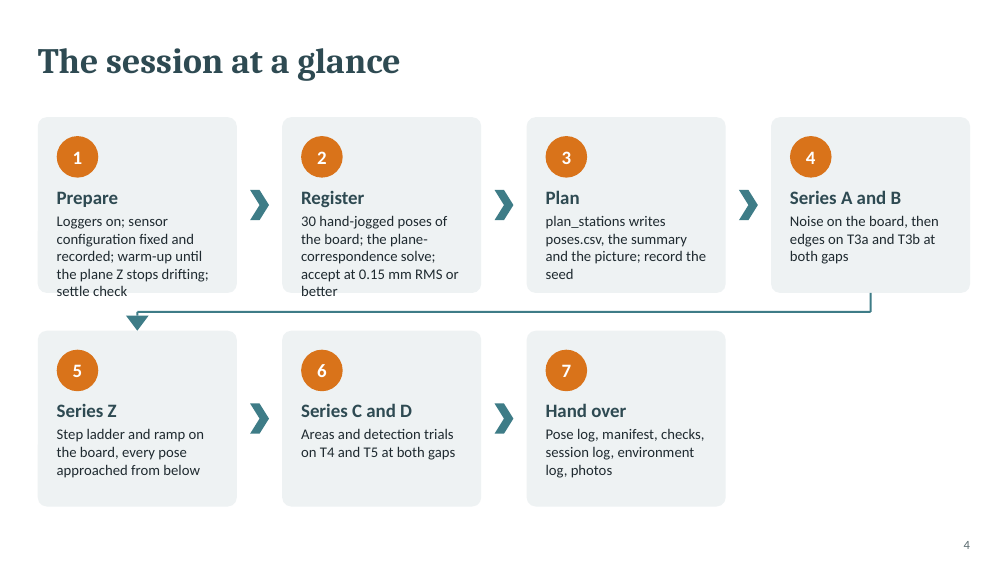
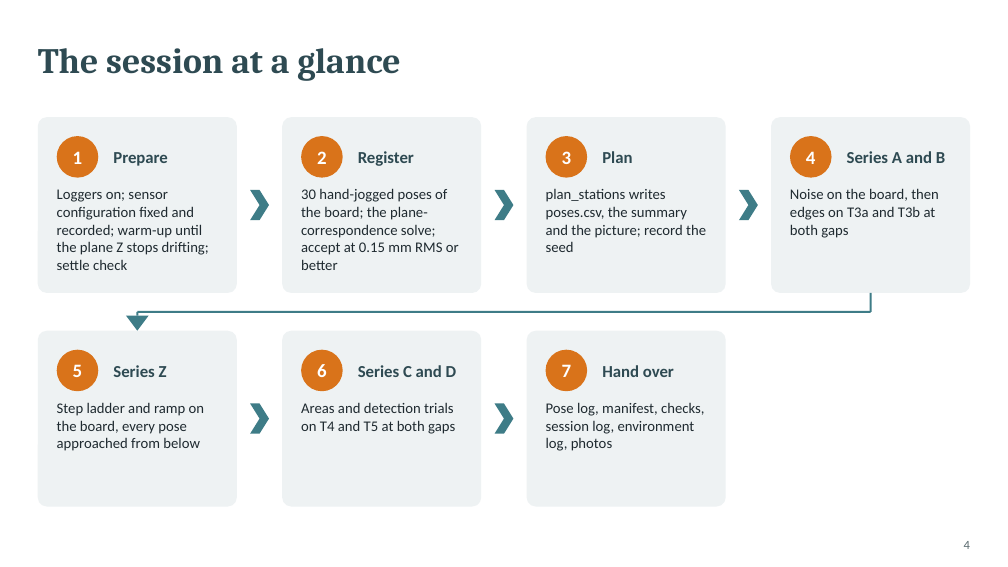
Before and after one commit to glibertyreach/sensor_performance_estimation, a slide deck: slide 4 of docs/presentations/vsx3000_test_procedure.pptx. Drawn at 1008x567 pixels with LibreOffice and Linux fonts; fonts in the diff are those of the drawing. Boxes give left, top, right and bottom in pixels: in the first picture for what was removed or moved away, otherwise in the second. Text is boxed around its words. In the diff, an @@ line names an element or a change of style, - is before the commit and + after.

```diff
--- a/docs/presentations/vsx3000_test_procedure.pptx
+++ b/docs/presentations/vsx3000_test_procedure.pptx
@@ text "Prepare": place and size @@
-text "Prepare" at (57, 191, 119, 207)
+text "Prepare" at (113, 152, 168, 166)
@@ text "Register": place and size @@
-text "Register" at (301, 191, 364, 207)
+text "Register" at (358, 151, 414, 166)
@@ text "Plan": place and size @@
-text "Plan" at (546, 190, 580, 204)
+text "Plan" at (602, 151, 632, 163)
@@ text "Series A and B": place and size @@
-text "Series A and B" at (790, 190, 902, 204)
+text "Series A and B" at (847, 151, 945, 163)
@@ text "Loggers on; sensor configuration fixed ...": place and size @@
-text "Loggers on; sensor configuration fixed ..." at (57, 216, 209, 296)
+text "Loggers on; sensor configuration fixed ..." at (57, 189, 209, 270)
@@ text "30 hand-jogged poses of the ..." rewrapped from (301, 215, 459, 282) to (301, 188, 459, 270) @@
@@ text "plan_stations writes poses.csv, the summary ...": place and size @@
-text "plan_stations writes poses.csv, the summary ..." at (546, 216, 706, 279)
+text "plan_stations writes poses.csv, the summary ..." at (546, 189, 706, 252)
@@ text "Noise on the board, then ...": place and size @@
-text "Noise on the board, then ..." at (790, 215, 939, 264)
+text "Noise on the board, then ..." at (790, 188, 939, 238)
@@ text "Series Z": place and size @@
-text "Series Z" at (57, 404, 117, 417)
+text "Series Z" at (113, 365, 167, 377)
@@ text "Series C and D": place and size @@
-text "Series C and D" at (301, 403, 412, 417)
+text "Series C and D" at (358, 365, 457, 377)
@@ size 18 to 16 pt; vertical alignment top to middle in 7 elements at (113, 152, 168, 166), (358, 151, 414, 166), (602, 151, 632, 163), (847, 151, 945, 163), (113, 365, 167, 377), (358, 365, 457, 377), (602, 365, 674, 377) @@
@@ text "Hand over": place and size @@
-text "Hand over" at (546, 403, 626, 417)
+text "Hand over" at (602, 365, 674, 377)
@@ text "Step ladder and ramp on ...": place and size @@
-text "Step ladder and ramp on ..." at (57, 428, 204, 478)
+text "Step ladder and ramp on ..." at (57, 402, 204, 451)
@@ text "Areas and detection trials on ...": place and size @@
-text "Areas and detection trials on ..." at (301, 429, 455, 460)
+text "Areas and detection trials on ..." at (301, 403, 455, 434)
@@ text "Pose log, manifest, checks, session ...": place and size @@
-text "Pose log, manifest, checks, session ..." at (546, 428, 704, 478)
+text "Pose log, manifest, checks, session ..." at (546, 402, 704, 451)
```
Also in this commit, not shown: 4 other slides changed, 18 other files.
